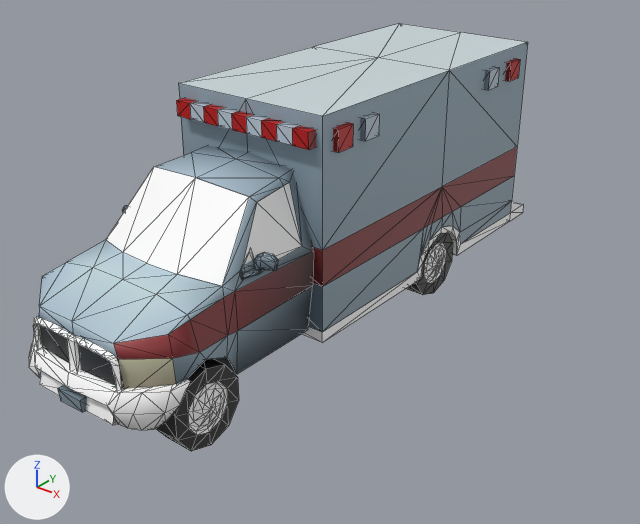
The glTF model EverythingLibraryBrowser/models/vehicles/vehicles-trucks-vans-ambulance/vehicles-trucks-vans-ambulance_v1.glb, before and after one commit.
Both versions are drawn from a 50 mm camera at (5.58, -6.81, 4.86) aimed at (0.42, -0.36, 0.86). Arrows for +X, +Y and +Z are at lower left; the lights stay in place. The older version comes first. Mesh edges are drawn as thin lines. Vertices at exactly the same position are counted once.

Script lines for the objects in view, before the commit:
```python
me_mesh_002 = bpy.data.meshes.new('Mesh.002')
me_mesh_002.from_pydata(...)  # 1066 vertices, 1612 faces; spans x -1.01..1.01, y -3.25..3.25, z 0.0..2.64
# faces by material slot: [940, 672]
me_mesh_002.materials.append(mat_mat_standard_038)
me_mesh_002.materials.append(mat_mat_refl_014)
ob_ambulance = bpy.data.objects.new('Ambulance', me_mesh_002)
ob_ambulance.location = (0.0, 0.0, 0.0)
```
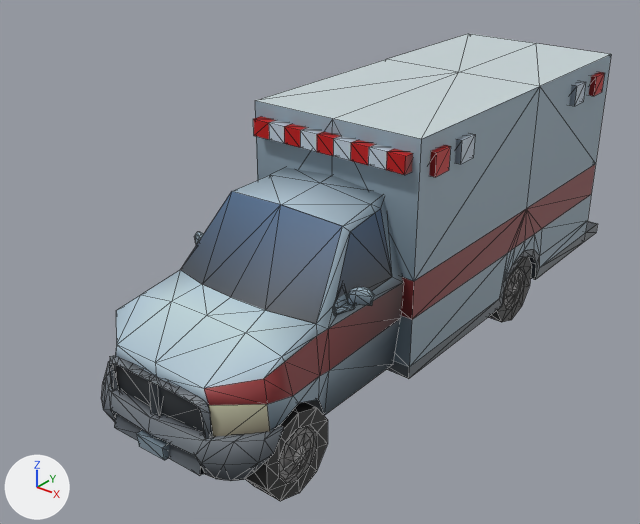
What changed in the scene script:
```text
Change me_mesh_002:
    used by ob_ambulance; location = (0.0, 0.0, 0.0)
    remove me_mesh_002.from_pydata(...)  # 1066 vertices, 1612 faces; spans x -1.01..1.01, y -3.25..3.25, z 0.0..2.64
    remove me_mesh_002.materials.append(mat_mat_standard_038)
    add me_mesh_002.from_pydata(...)  # 460 vertices, 672 faces; spans x -1.0..1.0, y -3.25..3.25, z 0.15..2.25
    me_mesh_002 part 1: 26 loose pieces with 278 vertices, spanning x -1.0..1.0, y -3.25..2.95, z 0.46..2.51, are deleted
    me_mesh_002 part 2: 328 vertices removed from x -1.01..1.01, y -3.13..2.89, z 0.0..2.64
    me_mesh_002 part 3: 512 kept faces spanning x -0.9..0.93, y -3.25..3.25, z 0.17..1.33 get new vertex colours; the middle colour goes from white #ffffff to grey #697175
Add me_mesh_001:
    me_mesh_001.from_pydata(...)  # 606 vertices, 940 faces; spans x -1.01..1.01, y -3.25..2.95, z 0.0..2.64
    me_mesh_001.materials.append(mat_mat_standard_038)
Change ob_ambulance:
    ob_ambulance.location: (0.0, 0.0, 0.0) -> (1.01, 0.0, 0.0)
Add ob_ambulance_001:
    ob_ambulance_001 = bpy.data.objects.new('Ambulance.001', me_mesh_001)
    ob_ambulance_001.location = (1.01, 0.0, 0.0)
```

Location of each change, (x1, y1, x2, y2) in pixels of the pictures (640 x 524 px):
'Ambulance', reshaped, moved: before (29, 23, 528, 451); after (101, 191, 598, 484)
'Ambulance.001', added: after (115, 33, 611, 501)
part 1 of me_mesh_002, deleted: before (57, 59, 520, 412)
part 2 of me_mesh_002, deleted: before (39, 23, 528, 451)
part 3 of me_mesh_002, recoloured: before (29, 233, 457, 431); after (101, 257, 536, 481)
